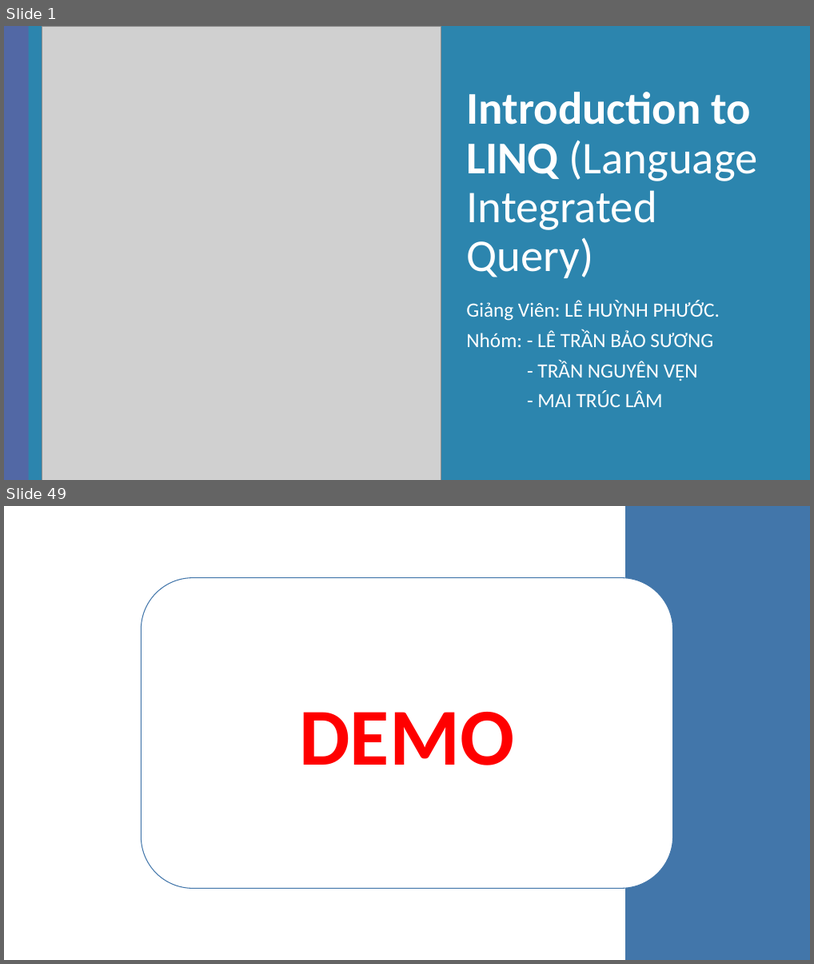
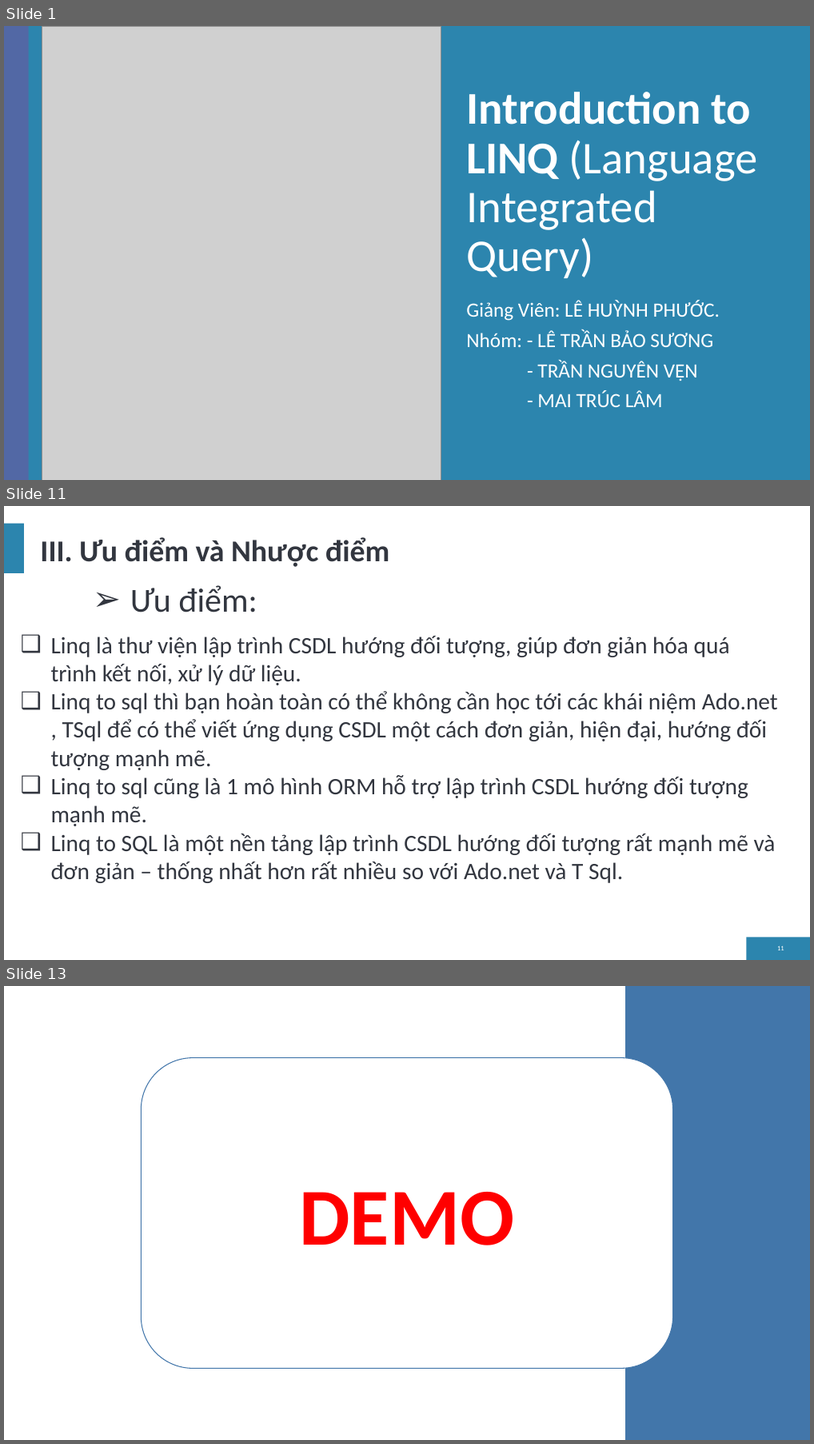
Before and after one commit to letranbaosuong/Lap-Trinh-Moi-Truong-Truc-Quan, a slide deck: Bao_Cao/LinQ.pptx. Shown one above the other, each under a label of ours: slides 1 and 49 before the commit, slides 1, 11 and 13 after it; the slides between them are not shown. The pictures are 814x964 and 814x1444 pixels, drawn with LibreOffice and Linux fonts; fonts in the diff are those of the drawing; grey boxes stand for pictures; background and template pictures are left out. Boxes give left, top, right and bottom in pixels: in the first picture for what was removed or moved away, otherwise in the second. Text is boxed around its words. In the diff, an @@ line names an element or a change of style, - is before the commit and + after.

```diff
--- a/Bao_Cao/LinQ.pptx
+++ b/Bao_Cao/LinQ.pptx
@@ slide 11 added at bbox=[4, 506, 810, 960], background #FFFFFF; not listed: 2 template elements that a slide beside it also shows @@
@@ title added at bbox=[40, 537, 390, 567], 36 pt, text #32363F, bold @@
+III. Ưu điểm và Nhược điểm
@@ text added at bbox=[130, 585, 257, 612], 40 pt, text #32363F @@
+➢ Ưu điểm:
@@ text added at bbox=[51, 636, 778, 883], 28 pt, text #32363F @@
+❑ Linq là thư viện lập trình CSDL hướng đối tượng, giúp đơn giản hóa quá trình kết nối, xử lý dữ liệu.
+❑ Linq to sql thì bạn hoàn toàn có thể không cần học tới các khái niệm Ado.net , TSql để có thể viết ứng dụng CSDL một cách đơn giản, hiện đại, hướng đối tượng mạnh mẽ.
+❑ Linq to sql cũng là 1 mô hình ORM hỗ trợ lập trình CSDL hướng đối tượng mạnh mẽ.
+❑ Linq to SQL là một nền tảng lập trình CSDL hướng đối tượng rất mạnh mẽ và đơn giản – thống nhất hơn rất nhiều so với Ado.net và T Sql.
@@ page number added at bbox=[778, 945, 784, 950], 8 pt, text #FFFFFF @@
+11
@@ what was slide 49 is now slide 13 @@
```
Also in this commit, not shown: 10 other slides added, 55 slides removed, 46 other files.
